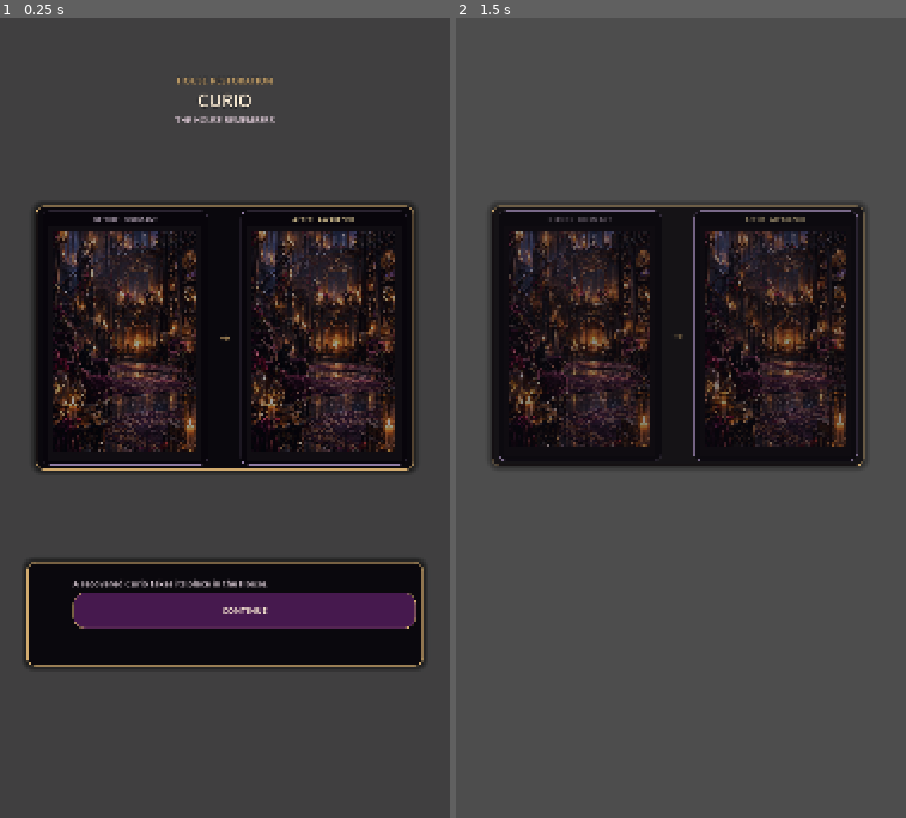
Above: before the commit, frames 1-2 (left to right).
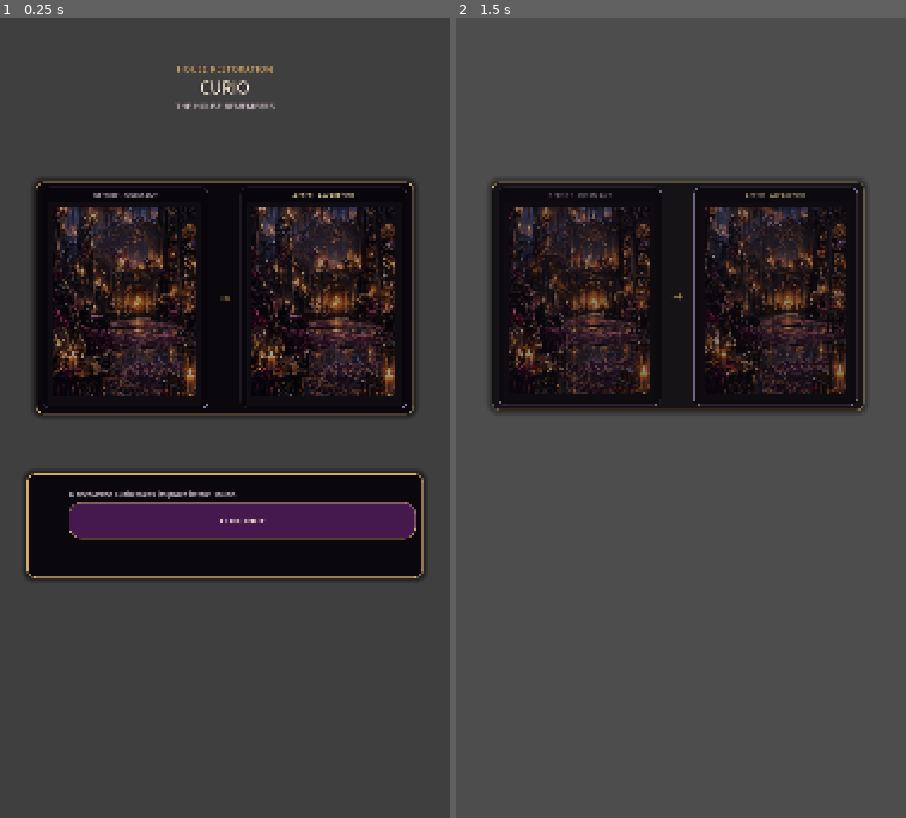
Above: after the commit, the same moments.

Repository: Jay-prodesign/akilta-match3
Game: Godot game, scene res://src/ui/home/restoration_overlay.tscn
The game is run twice, just before and just after one commit, with the same random seed, the same clock (stepped at 60 frames per second) and the same inputs. This scene is started directly instead of the project's main scene.
Inputs (mouse positions are in pixels of both pictures, inside the frame that each line leads up to):
- Up to frame 1 (0.25 s): no input
- Up to frame 2 (1.5 s): click "CONTINUE" at 0.5 s; tap Enter at 1.25 s; move the mouse to (780, 378) at 1.27 s; click (780, 378) at 1.42 s

The runs differ from the first frame. In frame 1, 38% of the frame differs, in the area x 5-95%, y 6-82%; in frame 2, 16%.

Commit message:
Recompose Restoration around the compact House payoff (#173)
* Recompose Restoration around the compact House payoff

* Keep Restoration ceremony summary compact

* Fill the hidden resource-bar region during Restoration

Diff:
--- a/src/ui/home/house_home.gd
+++ b/src/ui/home/house_home.gd
@@ -428,12 +428,17 @@
 		return
 
 	var product_nav := get_node_or_null("ProductNavigation") as Control
+	var resource_bar_was_visible := _resource_bar != null and _resource_bar.visible
+	var room_view_top_before_ceremony: float = float(room_view.offset_top)
 	var room_view_bottom_before_ceremony: float = float(room_view.offset_bottom)
+	room_view.offset_top = 0.0
 	room_view.offset_bottom = 0.0
 	if room_view.has_method("set_restoration_full_bleed"):
 		room_view.set_restoration_full_bleed(true)
 	if product_nav != null:
 		product_nav.visible = false
+	if _resource_bar != null:
+		_resource_bar.visible = false
 	play_button.visible = false
 	curio_label.get_parent().visible = false
 	headline.visible = false
@@ -454,9 +459,12 @@
 		detail.visible = false
 		if room_view.has_method("set_restoration_full_bleed"):
 			room_view.set_restoration_full_bleed(false)
+		room_view.offset_top = room_view_top_before_ceremony
 		room_view.offset_bottom = room_view_bottom_before_ceremony
 		if product_nav != null:
 			product_nav.visible = true
+		if _resource_bar != null:
+			_resource_bar.visible = resource_bar_was_visible
 		_refresh()
 		restoration_finished.emit()
 	)
@@ -538,7 +546,9 @@
 		"active": _restoration_vfx_active,
 		"echo_spawned": _restoration_vfx_echo_spawned,
 		"world_fills_hidden_nav_region": room_view != null and room_view.offset_bottom >= -1.0,
+		"world_fills_hidden_resource_region": room_view != null and room_view.offset_top <= 1.0,
 		"world_art_full_bleed": room_view != null and bool(room_view.living_house_contract().get("restoration_full_bleed", false)),
+		"resource_bar_hidden": _resource_bar != null and not _resource_bar.visible,
 		"reduced_motion": _reduced_motion,
 		"reduced_motion_supported": true,
 		"exact_curio_identity_preserved": true,
--- a/src/ui/home/restoration_overlay.gd
+++ b/src/ui/home/restoration_overlay.gd
@@ -206,6 +206,7 @@
 		"motif_loaded": motif != null and motif.texture != null,
 		"curio_art_loaded": curio_art != null and curio_art.texture != null,
 		"house_first_composition": transformation_stage != null and transformation_stage.visible and before_house != null and after_house != null and not motif.visible,
+		"locked_board_compact_stage": transformation_stage != null and transformation_stage.size.y <= size.y * 0.31 and before_card.custom_minimum_size.y >= 224.0 and before_card.custom_minimum_size.y <= 240.0 and after_card.custom_minimum_size.y >= 224.0 and after_card.custom_minimum_size.y <= 240.0 and ceremony_card != null and ceremony_card.size.y <= size.y * 0.18,
 		"before_after_house_previews": int(before_contract.get("stage", -1)) >= 0 and int(after_contract.get("stage", -1)) == int(before_contract.get("stage", -1)) + 1 and bool(before_contract.get("same_camera", false)) and bool(after_contract.get("same_camera", false)),
 		"before_after_state_rail": state_rail != null and not state_rail.visible and state_rail.get_node_or_null("States/Before") != null and state_rail.get_node_or_null("States/After") != null,
 		"before_after_labels": ($TransformationStage/PreviewRow/BeforeCard/BeforeContent/Label as Label).text == "BEFORE · DORMANT" and ($TransformationStage/PreviewRow/AfterCard/AfterContent/Label as Label).text == "AFTER · AWAKENED",
--- a/src/ui/home/restoration_overlay.tscn
+++ b/src/ui/home/restoration_overlay.tscn
@@ -88,9 +88,9 @@
 [node name="RestorationHeader" type="VBoxContainer" parent="."]
 layout_mode = 1
 anchor_left = 0.08
-anchor_top = 0.07
+anchor_top = 0.055
 anchor_right = 0.92
-anchor_bottom = 0.205
+anchor_bottom = 0.175
 grow_horizontal = 2
 grow_vertical = 2
 theme_override_constants/separation = 4
@@ -109,7 +109,7 @@
 theme_override_colors/font_color = Color(1, 0.941, 0.847, 1)
 theme_override_colors/font_outline_color = Color(0.02, 0.01, 0.03, 0.96)
 theme_override_constants/outline_size = 5
-theme_override_font_sizes/font_size = 42
+theme_override_font_sizes/font_size = 38
 text = "CURIO"
 horizontal_alignment = 1
 
@@ -124,9 +124,9 @@
 [node name="TransformationStage" type="PanelContainer" parent="."]
 layout_mode = 1
 anchor_left = 0.08
-anchor_top = 0.235
+anchor_top = 0.205
 anchor_right = 0.92
-anchor_bottom = 0.565
+anchor_bottom = 0.495
 grow_horizontal = 2
 grow_vertical = 2
 theme_override_styles/panel = SubResource("Card")
@@ -137,7 +137,7 @@
 alignment = 1
 
 [node name="BeforeCard" type="PanelContainer" parent="TransformationStage/PreviewRow"]
-custom_minimum_size = Vector2(0, 300)
+custom_minimum_size = Vector2(0, 232)
 layout_mode = 2
 size_flags_horizontal = 3
 theme_override_styles/panel = SubResource("StateRail")
@@ -154,7 +154,7 @@
 horizontal_alignment = 1
 
 [node name="House" type="Control" parent="TransformationStage/PreviewRow/BeforeCard/BeforeContent"]
-custom_minimum_size = Vector2(260, 252)
+custom_minimum_size = Vector2(220, 190)
 layout_mode = 2
 size_flags_horizontal = 3
 size_flags_vertical = 3
@@ -172,7 +172,7 @@
 vertical_alignment = 1
 
 [node name="AfterCard" type="PanelContainer" parent="TransformationStage/PreviewRow"]
-custom_minimum_size = Vector2(0, 300)
+custom_minimum_size = Vector2(0, 232)
 layout_mode = 2
 size_flags_horizontal = 3
 theme_override_styles/panel = SubResource("StateRail")
@@ -189,7 +189,7 @@
 horizontal_alignment = 1
 
 [node name="House" type="Control" parent="TransformationStage/PreviewRow/AfterCard/AfterContent"]
-custom_minimum_size = Vector2(260, 252)
+custom_minimum_size = Vector2(220, 190)
 layout_mode = 2
 size_flags_horizontal = 3
 size_flags_vertical = 3
@@ -269,9 +269,9 @@
 [node name="CeremonyCard" type="PanelContainer" parent="."]
 layout_mode = 1
 anchor_left = 0.06
-anchor_top = 0.68
+anchor_top = 0.57
 anchor_right = 0.94
-anchor_bottom = 0.81
+anchor_bottom = 0.70
 grow_horizontal = 2
 grow_vertical = 2
 theme_override_styles/panel = SubResource("Card")
@@ -290,7 +290,7 @@
 theme_override_constants/separation = 12
 
 [node name="RestoredCurioArt" type="TextureRect" parent="CeremonyCard/CeremonyContent/CeremonyRow"]
-custom_minimum_size = Vector2(82, 82)
+custom_minimum_size = Vector2(72, 72)
 layout_mode = 2
 expand_mode = 1
 stretch_mode = 5
@@ -303,7 +303,7 @@
 [node name="Body" type="Label" parent="CeremonyCard/CeremonyContent/CeremonyRow/Copy"]
 layout_mode = 2
 theme_override_colors/font_color = Color(0.9, 0.84, 0.88, 1)
-theme_override_font_sizes/font_size = 21
+theme_override_font_sizes/font_size = 18
 text = "A recovered Curio takes its place in the House."
 autowrap_mode = 2
 
--- a/tests/integration/test_restoration_presentation.gd
+++ b/tests/integration/test_restoration_presentation.gd
@@ -41,7 +41,9 @@
 	_expect(not bool(reduced_vfx.get("active", true)), "Reduced Motion must resolve House awaken without decorative animation")
 	_expect(not bool(reduced_vfx.get("echo_spawned", true)), "Reduced Motion must not spawn the transient Curio awakening echo")
 	_expect(bool(reduced_vfx.get("world_fills_hidden_nav_region", false)), "Restoration world must fill the hidden navigation region instead of exposing a black footer")
+	_expect(bool(reduced_vfx.get("world_fills_hidden_resource_region", false)), "Restoration world must fill the hidden resource-bar region instead of exposing a black header")
 	_expect(bool(reduced_vfx.get("world_art_full_bleed", false)), "Restoration authored world rect must extend to the bottom edge while navigation is hidden")
+	_expect(bool(reduced_vfx.get("resource_bar_hidden", false)), "Restoration must hide the global resource bar so the House payoff owns the full stage")
 	var reduced_room = reduced.get_node_or_null("RoomView")
 	var reduced_card: PanelContainer = reduced.get_node_or_null("RestorationOverlay/CeremonyCard") as PanelContainer
 	var reduced_hero: TextureRect = reduced.get_node_or_null("RestorationOverlay/AwakeningMotif") as TextureRect
@@ -64,6 +66,7 @@
 	_expect(reduced_hero != null and reduced_hero.texture != null, "Restoration must render the recovered Curio motif as production hero artwork while exact item identity remains in the summary")
 	var reduced_overlay_contract: Dictionary = reduced.get_node("RestorationOverlay").restoration_contract()
 	_expect(bool(reduced_overlay_contract.get("house_first_composition", false)), "Restoration must make the House before/after transformation the visual hero")
+	_expect(bool(reduced_overlay_contract.get("locked_board_compact_stage", false)), "Restoration before/after comparison must keep the locked board's compact payoff proportions")
 	_expect(bool(reduced_overlay_contract.get("before_after_house_previews", false)), "Restoration must compare adjacent truthful House stages from the same authored camera")
 	_expect(bool(reduced_overlay_contract.get("before_after_state_rail", false)), "Restoration must preserve dormant-to-awakened state semantics without rendering a duplicate rail")
 	_expect(bool(reduced_overlay_contract.get("before_after_labels", false)), "Restoration before/after preview labels must carry the visible state comparison")
@@ -94,7 +97,9 @@
 	_expect(bool(animated_vfx.get("active", false)), "Animated House awaken VFX must be active during the observed transition window")
 	_expect(bool(animated_vfx.get("echo_spawned", false)), "Stage 3 House awaken must spawn the contract-owned Curio echo")
 	_expect(bool(animated_vfx.get("world_fills_hidden_nav_region", false)), "Animated restoration world must fill the hidden navigation region")
+	_expect(bool(animated_vfx.get("world_fills_hidden_resource_region", false)), "Animated restoration world must fill the hidden resource-bar region")
 	_expect(bool(animated_vfx.get("world_art_full_bleed", false)), "Animated restoration authored world rect must use the ceremony full-bleed state")
+	_expect(bool(animated_vfx.get("resource_bar_hidden", false)), "Animated restoration must hide the global resource bar while the payoff is active")
 	var animated_room = animated.get_node_or_null("RoomView")
 	var animated_card: PanelContainer = animated.get_node_or_null("RestorationOverlay/CeremonyCard") as PanelContainer
 	var animated_hero: TextureRect = animated.get_node_or_null("RestorationOverlay/AwakeningMotif") as TextureRect
@@ -118,6 +123,7 @@
 	_expect(bool(animated_overlay_contract.get("reveal_choreography", false)), "Animated restoration must own staged overlay reveal choreography")
 	_expect(String(animated_overlay_contract.get("reveal_phase", "")) == "opening", "Animated restoration must still be visibly entering during the early transition window")
 	_expect(bool(animated_overlay_contract.get("house_first_composition", false)), "Animated restoration must preserve the House-first before/after composition")
+	_expect(bool(animated_overlay_contract.get("locked_board_compact_stage", false)), "Animated restoration must preserve compact locked-board before/after proportions")
 	_expect(bool(animated_overlay_contract.get("before_after_house_previews", false)), "Animated restoration must compare the truthful adjacent House stages")
 	_expect(bool(animated_overlay_contract.get("before_after_labels", false)), "Animated restoration must carry state in the preview labels without duplicate chrome")
 	_expect(bool(animated_overlay_contract.get("house_first_header", false)), "Animated restoration must keep the House as header identity")
@@ -142,6 +148,7 @@
 		_expect(animated.get_node_or_null("RestorationOverlay") != null and String(animated_overlay.get_meta("restoration_reveal_phase", "")) == "closing", "Restoration Continue must play an exit phase instead of disappearing instantly")
 		await create_timer(0.18).timeout
 		_expect(animated.get_node_or_null("RestorationOverlay") == null, "Restoration overlay must close after its authored exit choreography")
+		_expect(animated_room.offset_top >= 50.0, "House world must restore the top resource-bar reserve after restoration closes")
 		_expect(animated_room.offset_bottom <= -90.0, "House world must restore the bottom navigation reserve after restoration closes")
 		var returned_living: Dictionary = animated_room.living_house_contract()
 		_expect(not bool(returned_living.get("restoration_full_bleed", true)), "House world must leave full-bleed mode after restoration closes")
--- a/tests/visual/capture_three_level_progression.gd
+++ b/tests/visual/capture_three_level_progression.gd
@@ -579,11 +579,22 @@
 		var restoration_card: PanelContainer = restoration.get_node_or_null("RestorationOverlay/CeremonyCard") as PanelContainer if restoration != null else null
 		var restoration_continue: Button = restoration.get_node_or_null("RestorationOverlay/CeremonyCard/CeremonyContent/CeremonyRow/Copy/Continue") as Button if restoration != null else null
 		var restoration_room = restoration.get_node_or_null("RoomView") if restoration != null else null
-		if restoration_continue == null or restoration_card == null or restoration_room == null:
+		var restoration_resource_bar := restoration.get_node_or_null("ResourceBar") as Control if restoration != null else null
+		var restoration_stage := restoration.get_node_or_null("RestorationOverlay/TransformationStage") as Control if restoration != null else null
+		if restoration_continue == null or restoration_card == null or restoration_room == null or restoration_stage == null:
 			_fail(app, "Level %d restoration ceremony surface is incomplete" % level_number)
 			return false
 		if restoration_card.size.y > restoration.size.y * 0.18:
 			_fail(app, "Level %d restoration ceremony card is taller than its content contract" % level_number)
+			return false
+		if restoration_stage.size.y > restoration.size.y * 0.31:
+			_fail(app, "Level %d restoration before/after stage is too tall for the locked-board payoff composition" % level_number)
+			return false
+		if restoration_resource_bar == null or restoration_resource_bar.visible:
+			_fail(app, "Level %d restoration must hide the global resource bar during the House payoff" % level_number)
+			return false
+		if restoration_room.offset_top > 1.0:
+			_fail(app, "Level %d restoration must fill the hidden resource-bar region with the House world" % level_number)
 			return false
 		if level_number >= 2:
 			var awakening_echo: TextureRect = restoration_room.get_node_or_null("RestorationAwakeningEcho") as TextureRect
